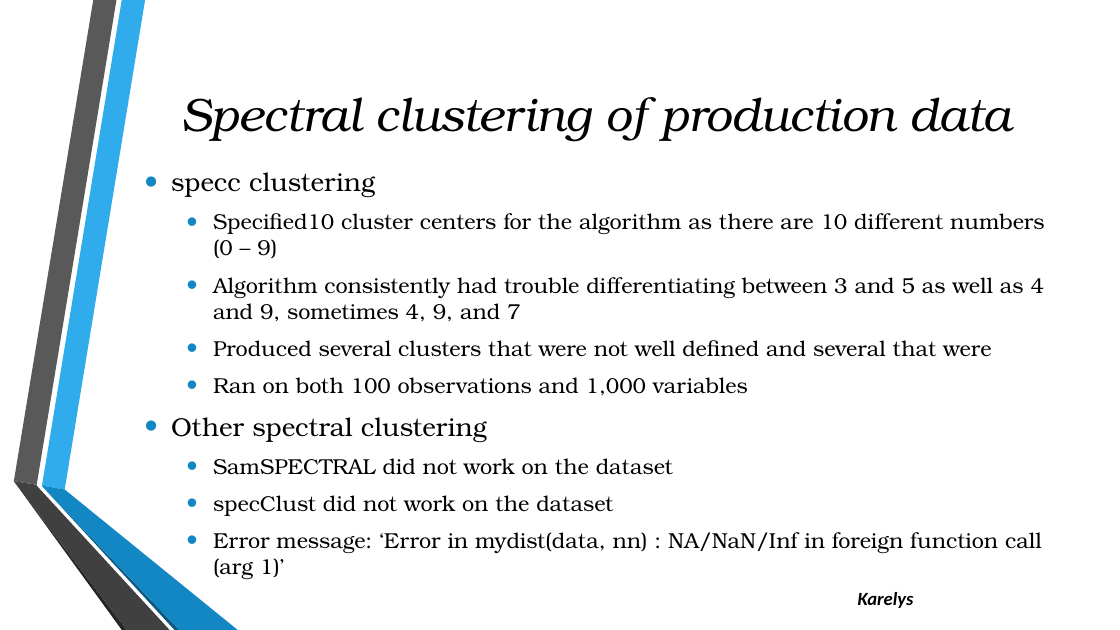
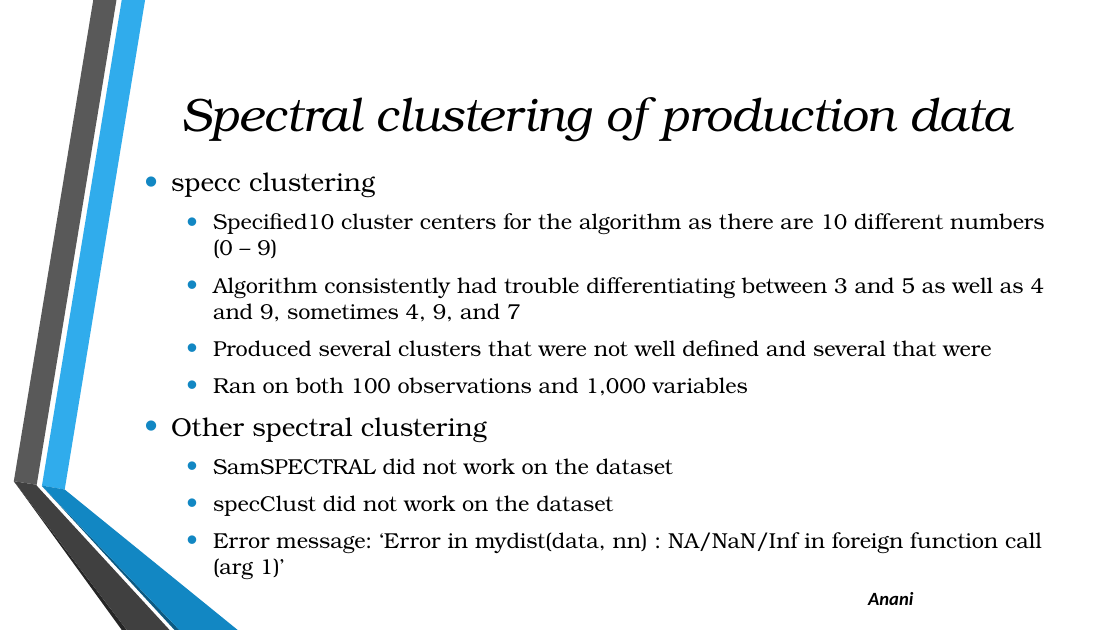
Before and after one commit to julielinx/Final-_Project, a slide deck: slide 10 of Presentation2.pptx. Drawn at 1120x630 pixels with LibreOffice and Linux fonts; fonts in the diff are those of the drawing; background and template pictures are left out. Boxes give left, top, right and bottom in pixels: in the first picture for what was removed or moved away, otherwise in the second. Text is boxed around its words. In the diff, an @@ line names an element or a change of style, - is before the commit and + after.

```diff
--- a/Presentation2.pptx
+++ b/Presentation2.pptx
@@ text at bbox=[868, 592, 913, 605]: text changed @@
-Karelys
+Anani
```
Also in this commit, not shown: 1 other slide changed, 1 other file.
